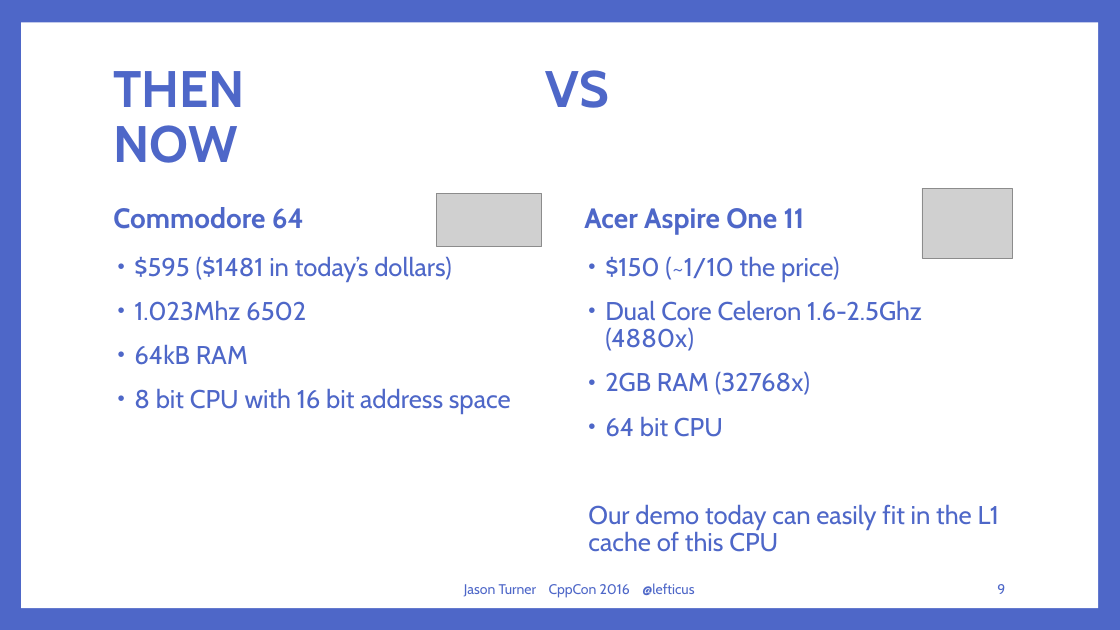
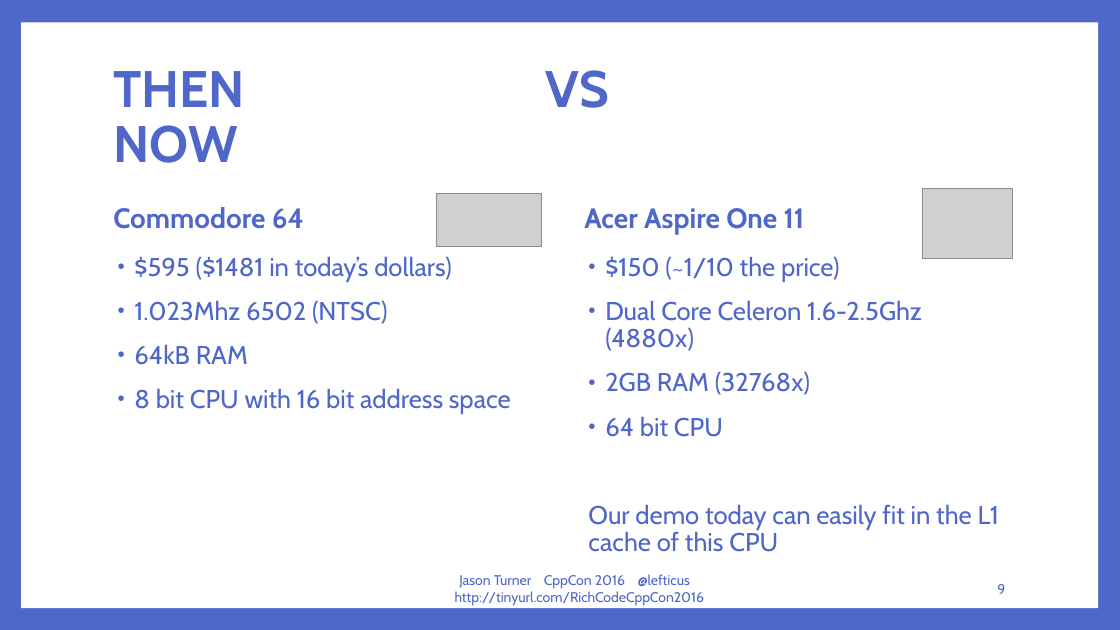
Before and after one commit to lefticus/presentations, a slide deck: slide 9 of RichCodeForTinyMachines/Rich Code For Tiny Computers.pptx. Drawn at 1120x630 pixels with LibreOffice and Linux fonts; fonts in the diff are those of the drawing; grey boxes stand for pictures. Boxes give left, top, right and bottom in pixels: in the first picture for what was removed or moved away, otherwise in the second. Text is boxed around its words. In the diff, an @@ line names an element or a change of style, - is before the commit and + after.

```diff
--- a/RichCodeForTinyMachines/Rich Code For Tiny Computers.pptx
+++ b/RichCodeForTinyMachines/Rich Code For Tiny Computers.pptx
@@ text at [134, 300, 387, 324]: text changed @@
-• 1.023Mhz 6502
+• 1.023Mhz 6502 (NTSC)
@@ text at [455, 574, 705, 606]: text changed @@
-Jason Turner CppCon 2016 @lefticus
+Jason Turner CppCon 2016 @lefticus http://tinyurl.com/RichCodeCppCon2016
```
Also in this commit, not shown: 68 other slides changed, 1 slide added, 1 other file.
